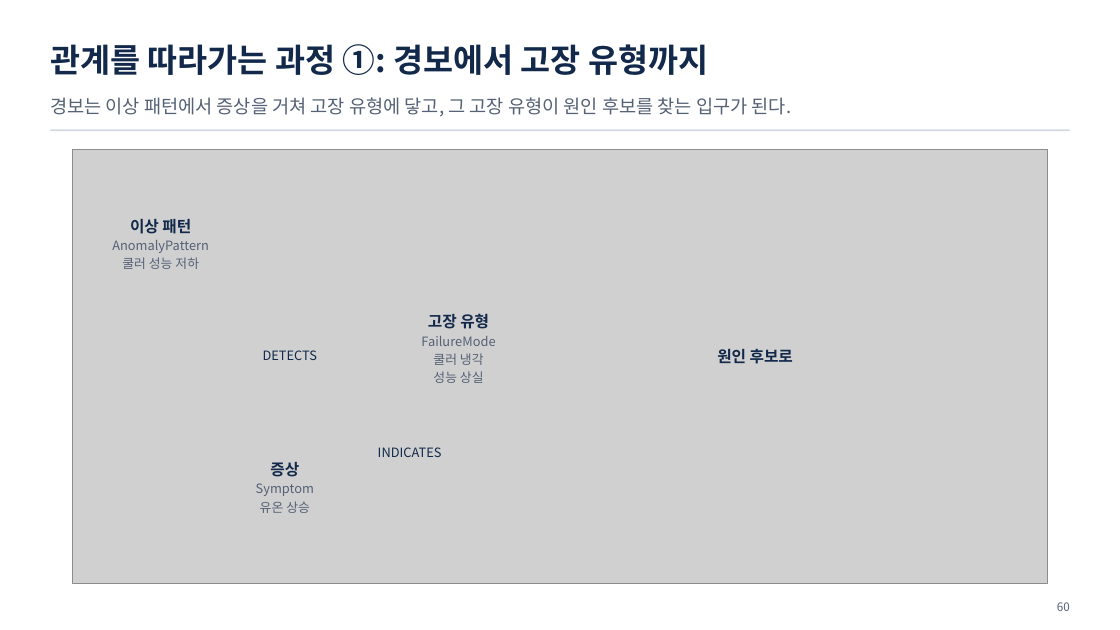
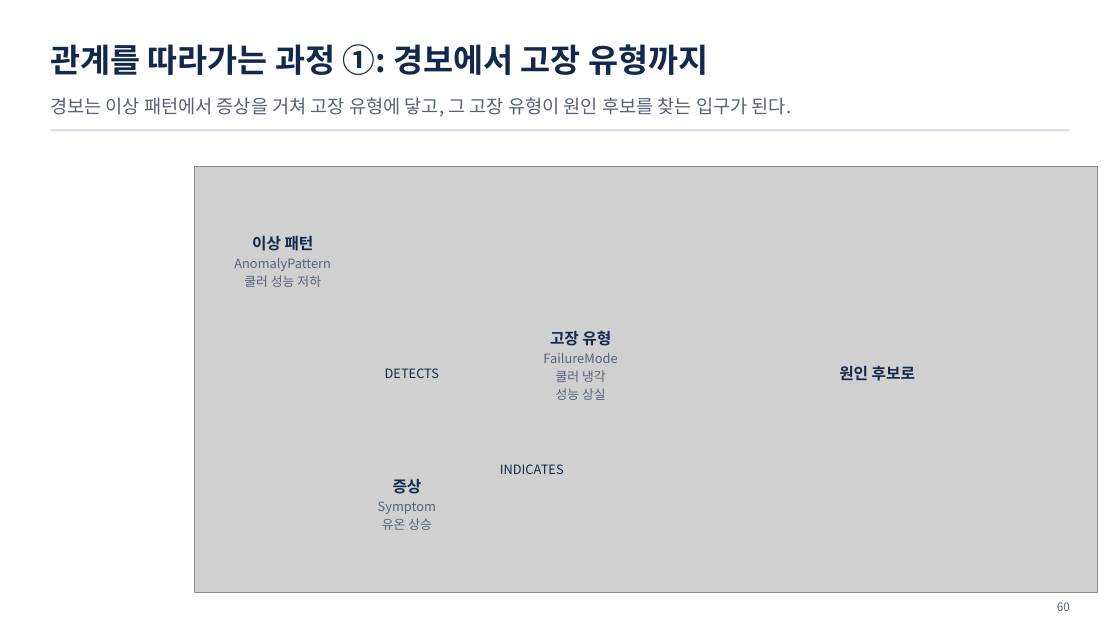
Before and after one commit to uengine-oss/hyd-iot-edu, a slide deck: slide 60 of workspace/강의제작/산출물/통합반/이론/01회차/통합반_01일차.pptx. Drawn at 1120x630 pixels with LibreOffice and Linux fonts; fonts in the diff are those of the drawing; grey boxes stand for pictures. Boxes give left, top, right and bottom in pixels: in the first picture for what was removed or moved away, otherwise in the second. Text is boxed around its words. In the diff, an @@ line names an element or a change of style, - is before the commit and + after.

```diff
--- a/workspace/강의제작/산출물/통합반/이론/01회차/통합반_01일차.pptx
+++ b/workspace/강의제작/산출물/통합반/이론/01회차/통합반_01일차.pptx
@@ picture: place and size @@
-picture at bbox=[72, 150, 1048, 584]
+picture at bbox=[194, 167, 1097, 592]
@@ text "이상 패턴": place and size @@
-text "이상 패턴" at bbox=[112, 219, 209, 269]
+text "이상 패턴" at bbox=[234, 236, 331, 287]
@@ text "고장 유형": place and size @@
-text "고장 유형" at bbox=[421, 313, 495, 383]
+text "고장 유형" at bbox=[543, 330, 617, 400]
@@ text "원인 후보로": place and size @@
-text "원인 후보로" at bbox=[717, 349, 793, 364]
+text "원인 후보로" at bbox=[839, 366, 915, 381]
@@ text "DETECTS": place and size @@
-text "DETECTS" at bbox=[263, 350, 317, 360]
+text "DETECTS" at bbox=[385, 368, 439, 378]
@@ text "증상": place and size @@
-text "증상" at bbox=[256, 462, 314, 513]
+text "증상" at bbox=[378, 479, 436, 530]
@@ text "INDICATES": place and size @@
-text "INDICATES" at bbox=[378, 447, 442, 457]
+text "INDICATES" at bbox=[500, 464, 564, 474]
```
Also in this commit, not shown: 10 other slides changed, 2 other files.
